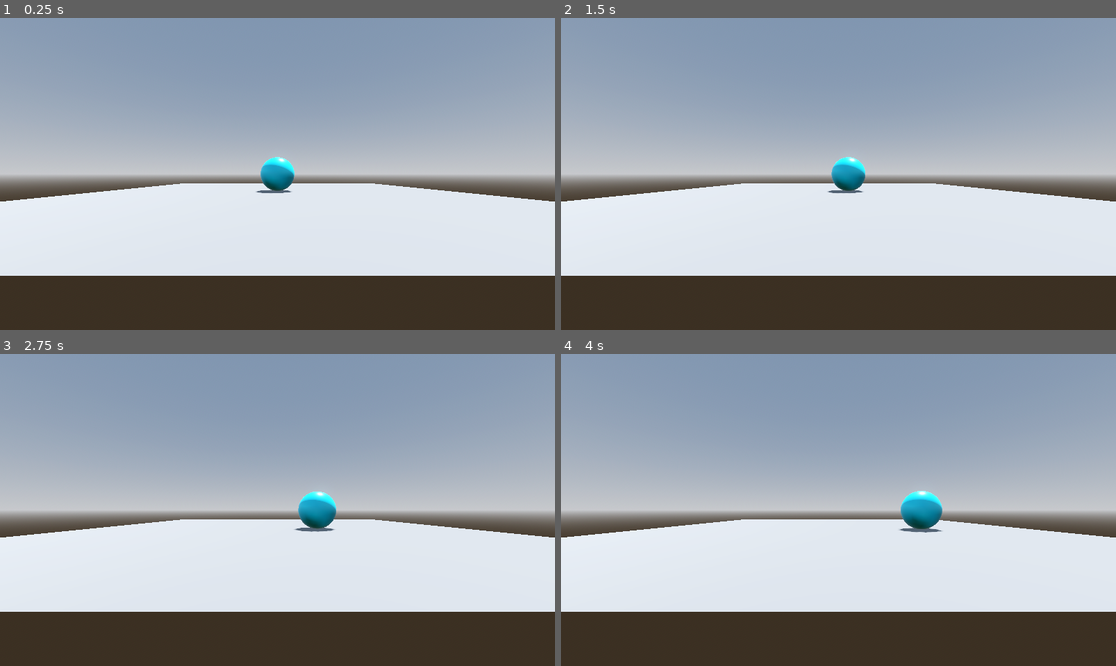
Above: before the commit, frames 1-4 (two rows, left to right).
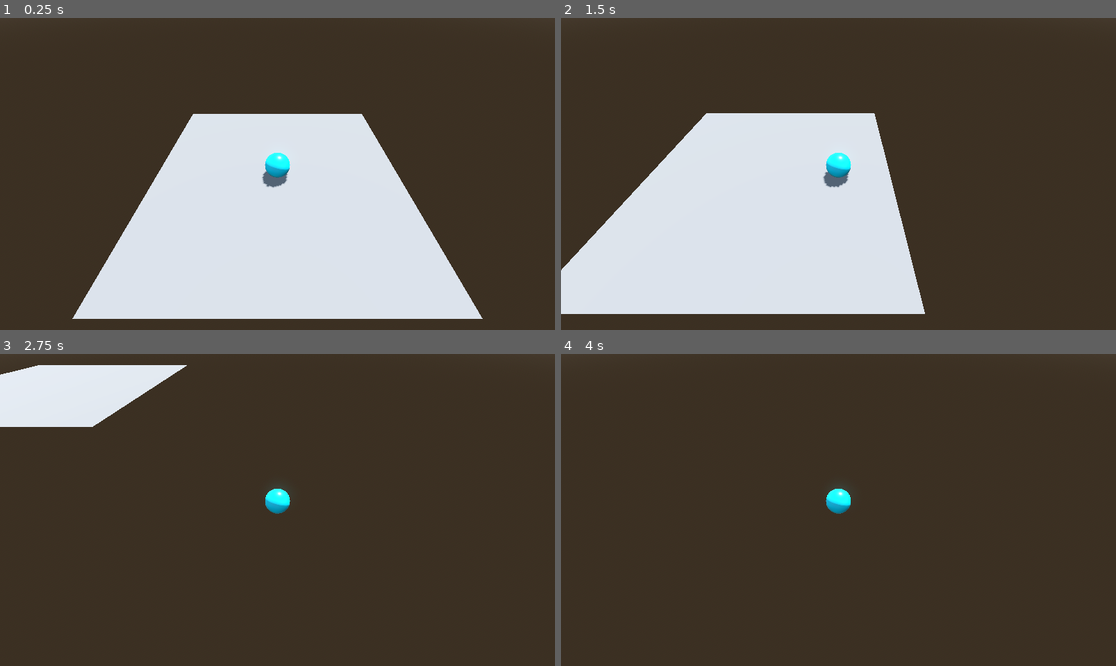
Above: after the commit, the same moments.

Repository: jrenato/godot-roll-a-ball
Game: Godot game, scene res://levels/level.tscn
Same seed, same stepped clock (60 frames per second), same inputs: the game is played once before the commit and once after it.
Inputs:
- Up to frame 1 (0.25 s): no input
- Up to frame 2 (1.5 s): tap Enter at 0.5 s; hold D (move_right) 0.53-1.28 s; hold S (move_back) from 1.28 s (still down)
- Up to frame 3 (2.75 s): release S (move_back) at 2.03 s; hold D (move_right) from 2.03 s (still down)
- Up to frame 4 (4 s): release D (move_right) at 2.78 s; hold W (move_forward) 2.78-3.53 s; hold A (move_left) from 3.53 s (still down)

The runs differ from the first frame. In frame 1, 76% of the frame differs, in the area x 0-100%, y 0-97%; in frame 2, 74%; in frame 3, 82%, in the area x 0-100%, y 0-83%; in frame 4, 82%.

Commit message:
Added moving the player and the camera sections

Diff:
--- /dev/null
+++ b/levels/game_camera.gd
@@ -0,0 +1,15 @@
+extends Camera3D
+
+@export var player: RigidBody3D
+
+var offset : Vector3
+
+
+func _ready() -> void:
+	if player:
+		offset = global_position - player.global_position
+
+
+func _process(delta: float) -> void:
+	if player:
+		global_position = player.global_position + offset
--- /dev/null
+++ b/levels/game_camera.tscn
@@ -0,0 +1,8 @@
+[gd_scene load_steps=2 format=3 uid="uid://drcdw1q5hgjer"]
+
+[ext_resource type="Script" path="res://levels/game_camera.gd" id="1_whjpe"]
+
+[node name="GameCamera" type="Camera3D"]
+transform = Transform3D(1, 0, 0, 0, 0.707107, 0.707107, 0, -0.707107, 0.707107, 0, 6, 6)
+current = true
+script = ExtResource("1_whjpe")
--- a/levels/level.tscn
+++ b/levels/level.tscn
@@ -1,5 +1,6 @@
-[gd_scene load_steps=8 format=3 uid="uid://dcs7vf55bn8my"]
+[gd_scene load_steps=9 format=3 uid="uid://dcs7vf55bn8my"]
 
+[ext_resource type="PackedScene" uid="uid://drcdw1q5hgjer" path="res://levels/game_camera.tscn" id="1_h056d"]
 [ext_resource type="Material" uid="uid://cjc6hed63y6ra" path="res://materials/ground.tres" id="1_vgfc2"]
 [ext_resource type="PackedScene" uid="uid://cnxvofx5vjmby" path="res://player/player.tscn" id="2_ysrin"]
 
@@ -16,11 +17,11 @@
 tonemap_mode = 2
 glow_enabled = true
 
+[sub_resource type="ConcavePolygonShape3D" id="ConcavePolygonShape3D_nyytd"]
+data = PackedVector3Array(5, 0, 5, -5, 0, 5, 5, 0, -5, -5, 0, 5, -5, 0, -5, 5, 0, -5)
+
 [sub_resource type="PlaneMesh" id="PlaneMesh_npdpu"]
 size = Vector2(10, 10)
-
-[sub_resource type="ConcavePolygonShape3D" id="ConcavePolygonShape3D_nyytd"]
-data = PackedVector3Array(5, 0, 5, -5, 0, 5, 5, 0, -5, -5, 0, 5, -5, 0, -5, 5, 0, -5)
 
 [node name="Level" type="Node3D"]
 
@@ -31,16 +32,17 @@
 transform = Transform3D(-0.866025, -0.433013, 0.25, 0, 0.5, 0.866025, -0.5, 0.75, -0.433013, 0, 5, 0)
 shadow_enabled = true
 
-[node name="Camera3D" type="Camera3D" parent="."]
-transform = Transform3D(1, 0, 0, 0, 1, 0, 0, 0, 1, 0, 0.5, 6)
+[node name="GameCamera" parent="." node_paths=PackedStringArray("player") instance=ExtResource("1_h056d")]
+player = NodePath("../Player")
 
 [node name="Player" parent="." instance=ExtResource("2_ysrin")]
 
-[node name="Ground" type="MeshInstance3D" parent="."]
+[node name="Ground" type="StaticBody3D" parent="."]
+
+[node name="CollisionShape3D" type="CollisionShape3D" parent="Ground"]
+shape = SubResource("ConcavePolygonShape3D_nyytd")
+
+[node name="MeshInstance3D" type="MeshInstance3D" parent="Ground"]
 mesh = SubResource("PlaneMesh_npdpu")
+skeleton = NodePath("../..")
 surface_material_override/0 = ExtResource("1_vgfc2")
-
-[node name="StaticBody3D" type="StaticBody3D" parent="Ground"]
-
-[node name="CollisionShape3D" type="CollisionShape3D" parent="Ground/StaticBody3D"]
-shape = SubResource("ConcavePolygonShape3D_nyytd")
--- a/player/player.gd
+++ b/player/player.gd
@@ -1,5 +1,6 @@
 extends RigidBody3D
 
+@export var speed: float = 10.0
 
 func _ready() -> void:
 	pass
@@ -10,4 +11,4 @@
 	input.x = Input.get_axis("move_left", "move_right")
 	input.z = Input.get_axis("move_forward", "move_back")
 
-	apply_central_force(input)
+	apply_central_force(input * speed)
Not shown, changed: README.md
Not shown, added: docs/moving-the-camera.md
Not shown, changed: docs/moving-the-player.md
Not shown, added: docs/setting-up-the-play-area.md
